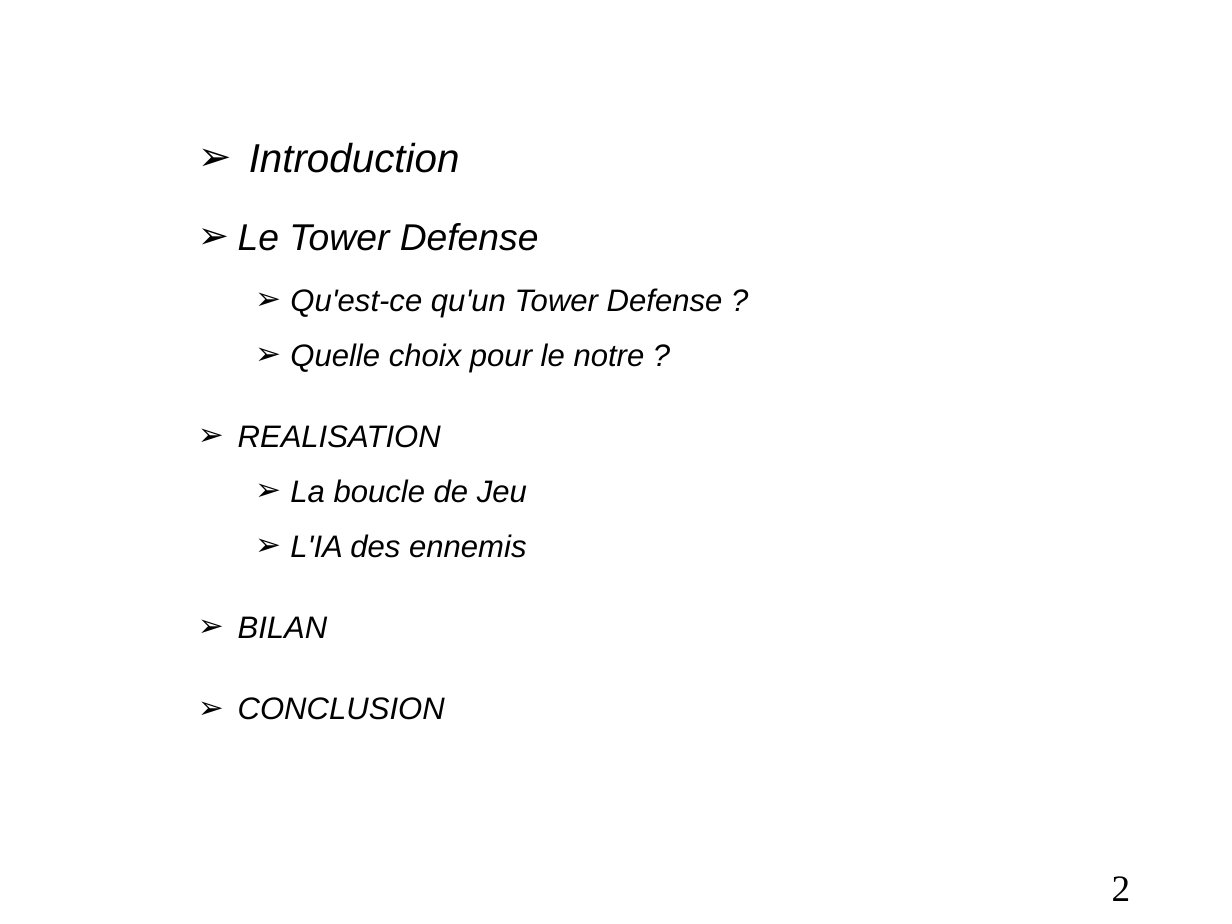
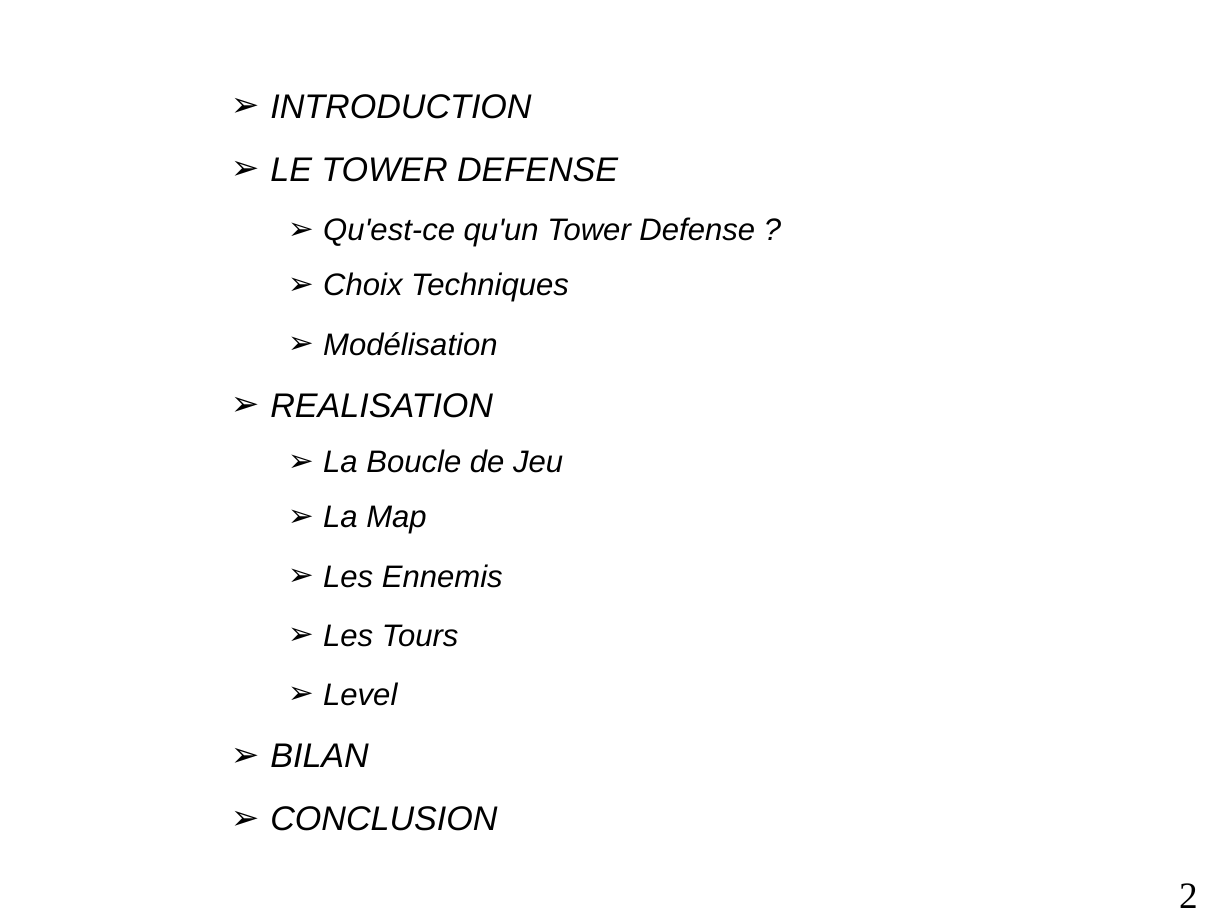
Before and after one commit to Mialus/towerDefense, a slide deck: slide 2 of Orale.odp. Drawn at 1232x924 pixels with LibreOffice and Linux fonts; fonts in the diff are those of the drawing; background and template pictures are left out. Boxes give left, top, right and bottom in pixels: in the first picture for what was removed or moved away, otherwise in the second. Text is boxed around its words. In the diff, an @@ line names an element or a change of style, - is before the commit and + after.

```diff
--- a/Orale.odp
+++ b/Orale.odp
@@ text "INTRODUCTION": place and size @@
-text "INTRODUCTION" at (238, 142, 723, 720)
+text "INTRODUCTION" at (270, 94, 755, 767)
@@ text at (270, 94, 618, 182): text changed; size 24 to 22 pt @@
-➢ Introduction
-➢ Le Tower Defense
+➢ INTRODUCTION
+➢ LE TOWER DEFENSE
@@ text at (323, 272, 569, 356): text changed @@
-  ➢ Quelle choix pour le notre ?
+  ➢ Choix Techniques
+  ➢ Modélisation
@@ text at (270, 393, 493, 767): size 20 to 22 pt in "REALISATION", "BILAN", "CONCLUSION"; less space between paragraphs @@
@@ text at (323, 449, 563, 706): text changed @@
-  ➢ La boucle de Jeu
-  ➢ L'IA des ennemis
+  ➢ La Boucle de Jeu
+  ➢ La Map
+  ➢ Les Ennemis
+  ➢ Les Tours
+  ➢ Level
@@ page number: place and size @@
-page number at (1112, 876, 1131, 901)
+page number at (1179, 883, 1198, 908)
```
Also in this commit, not shown: 5 other slides changed, 8 slides added, 5 slides removed, 1 other file.
